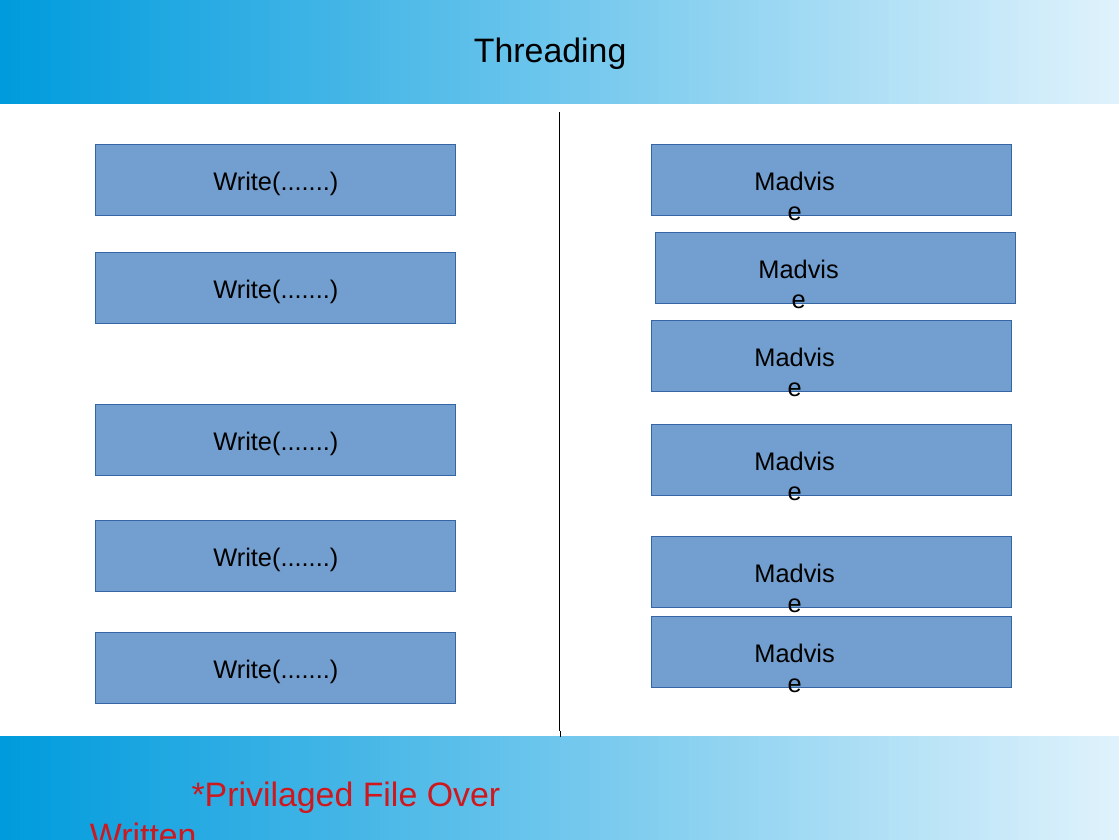
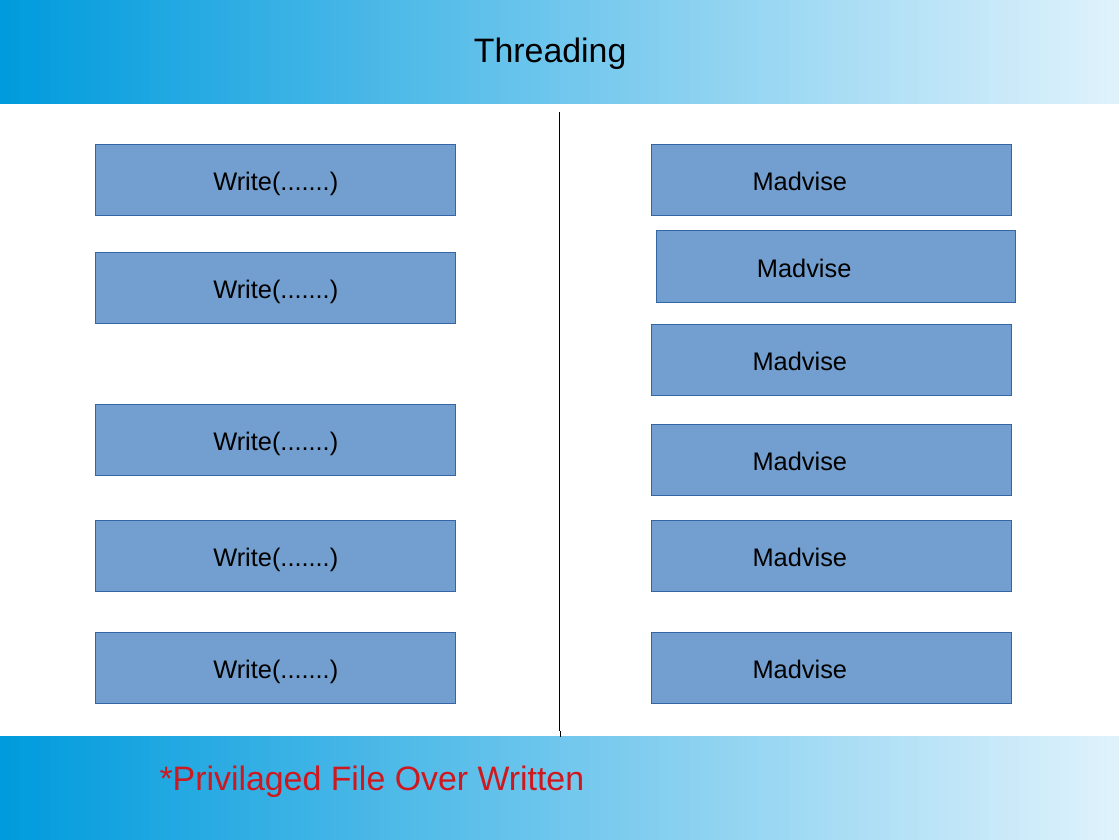
Before and after one commit to SubhajitCode/Seminar, a slide deck: slide 23 of Seminar 02/Seminar 2.pptx. Drawn at 1120x840 pixels with LibreOffice and Linux fonts; fonts in the diff are those of the drawing. Boxes give left, top, right and bottom in pixels: in the first picture for what was removed or moved away, otherwise in the second. Text is boxed around its words. In the diff, an @@ line names an element or a change of style, - is before the commit and + after.

```diff
--- a/Seminar 02/Seminar 2.pptx
+++ b/Seminar 02/Seminar 2.pptx
@@ text "Madvise" rewrapped from [738,160,852,231] to [753,171,847,191] @@
@@ text "Madvise" rewrapped from [742,248,856,319] to [757,258,851,278] @@
@@ rectangle: place and size @@
-rectangle at [652,320,1012,392]
+rectangle at [652,324,1012,396]
@@ text "Madvise" rewrapped from [738,336,852,408] to [753,351,847,371] @@
@@ text "Madvise" rewrapped from [738,440,852,511] to [753,451,847,471] @@
@@ rectangle: place and size @@
-rectangle at [652,537,1012,609]
+rectangle at [652,520,1012,593]
@@ text "Madvise" rewrapped from [738,552,852,623] to [753,547,847,567] @@
@@ rectangle: place and size @@
-rectangle at [652,616,1012,688]
+rectangle at [652,632,1012,704]
@@ text "Madvise" rewrapped from [738,632,852,703] to [753,659,847,679] @@
@@ text "*Privilaged File Over Written" rewrapped from [192,781,500,813] to [160,765,585,797] @@
```
Also in this commit, not shown: 5 other slides changed, 1 slide added, 6 other files.
